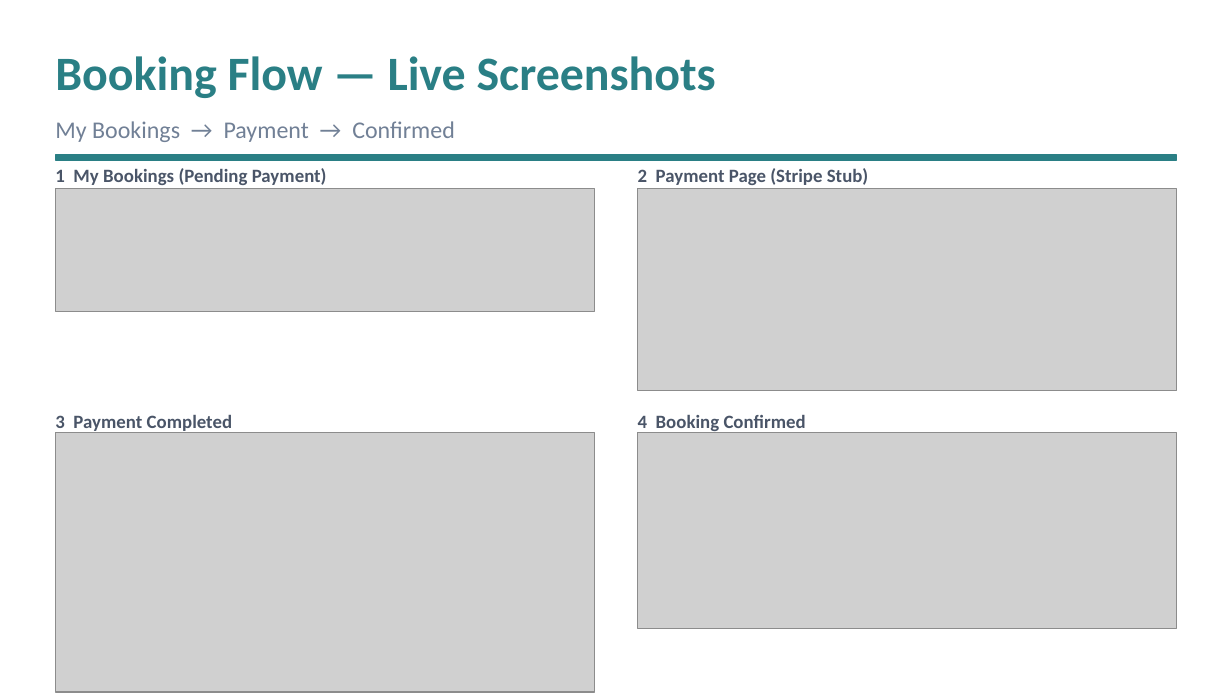
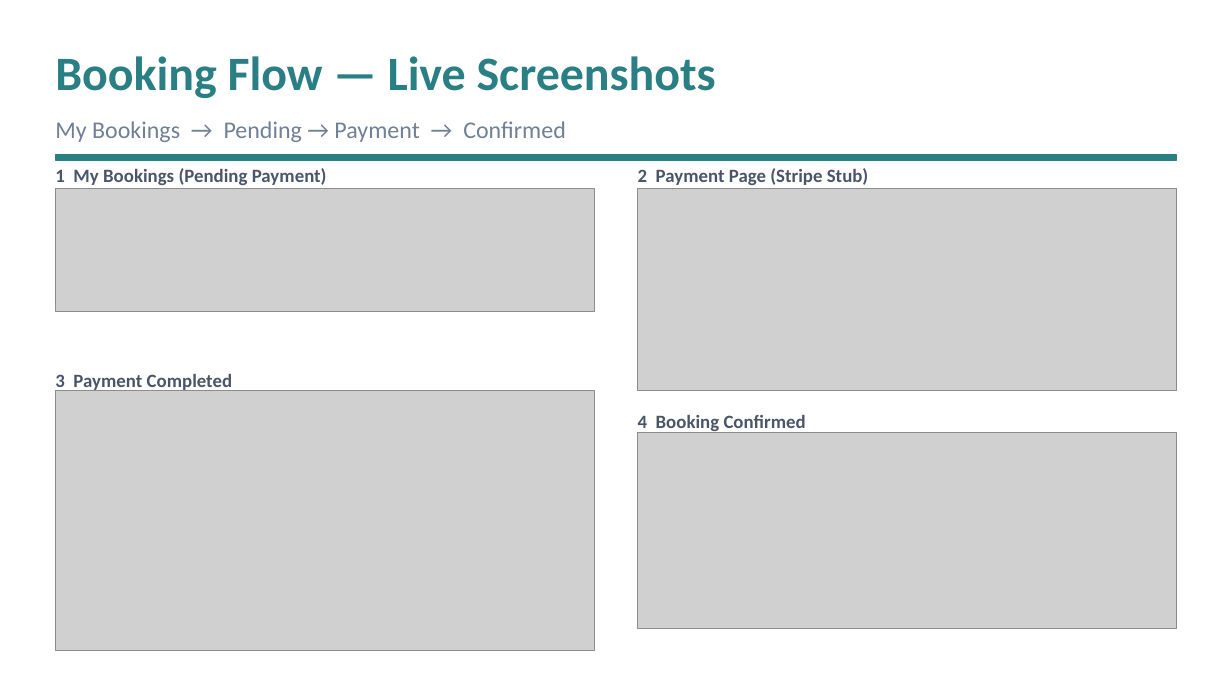
Before and after one commit to 10000Katherine/LocalGuide_Software-Engineering, a slide deck: slide 15 of docs/final/LocalGuide_Presentation.pptx. Drawn at 1232x693 pixels with LibreOffice and Linux fonts; fonts in the diff are those of the drawing; grey boxes stand for pictures. Boxes give left, top, right and bottom in pixels: in the first picture for what was removed or moved away, otherwise in the second. Text is boxed around its words. In the diff, an @@ line names an element or a change of style, - is before the commit and + after.

Commit message:
Add files via upload
Final version

```diff
--- a/docs/final/LocalGuide_Presentation.pptx
+++ b/docs/final/LocalGuide_Presentation.pptx
@@ text at bbox=[55, 121, 566, 142]: text changed @@
-My Bookings → Payment → Confirmed
+My Bookings → Pending → Payment → Confirmed
@@ text "3 Payment Completed": place and size @@
-text "3 Payment Completed" at bbox=[55, 415, 232, 434]
+text "3 Payment Completed" at bbox=[55, 374, 232, 392]
@@ picture: place and size @@
-picture at bbox=[55, 432, 594, 692]
+picture at bbox=[55, 391, 594, 650]
```
Also in this commit, not shown: 5 other slides changed.
